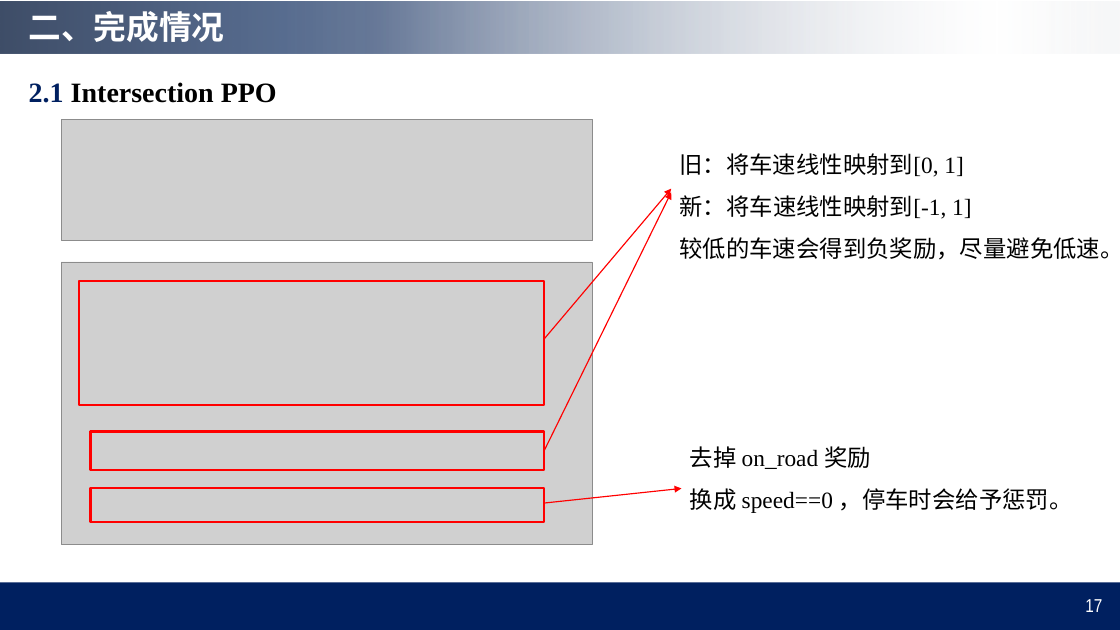
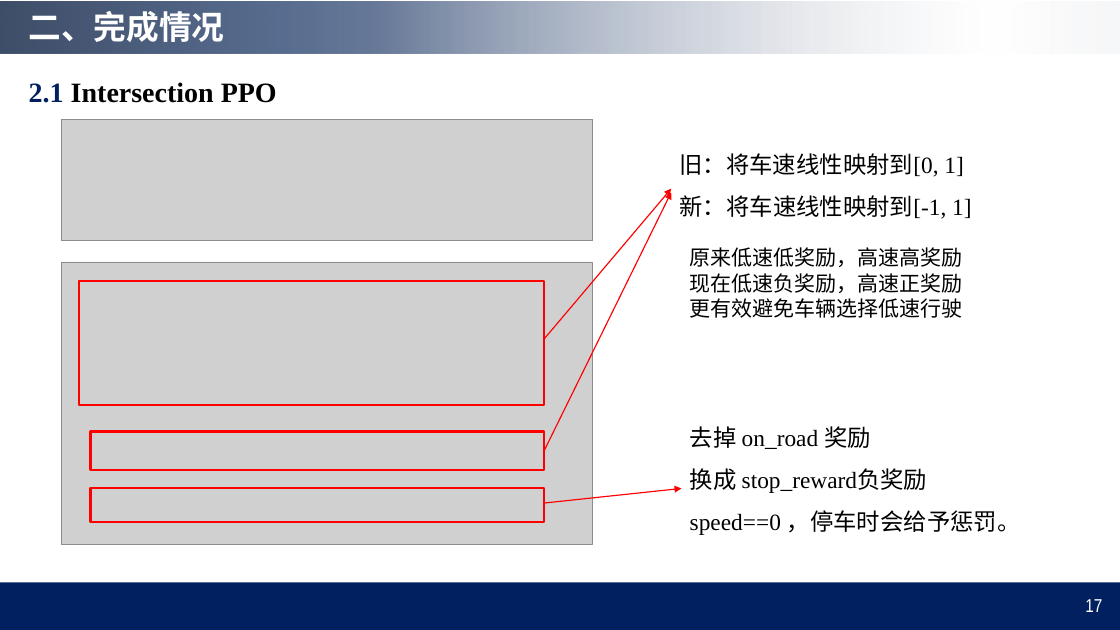
Before and after one commit to QinCheng0928/RL, a slide deck: slide 17 of 组会汇报.pptx. Drawn at 1120x630 pixels with LibreOffice and Linux fonts; fonts in the diff are those of the drawing; grey boxes stand for pictures; background and template pictures are left out. Boxes give left, top, right and bottom in pixels: in the first picture for what was removed or moved away, otherwise in the second. Text is boxed around its words. In the diff, an @@ line names an element or a change of style, - is before the commit and + after.

```diff
--- a/组会汇报.pptx
+++ b/组会汇报.pptx
@@ text at box(680, 237, 1120, 260): paragraph removed @@
-较低的车速会得到负奖励，尽量避免低速。
@@ text added at box(690, 247, 963, 318), 18 pt, text #000000 @@
+原来低速低奖励，高速高奖励
+现在低速负奖励，高速正奖励
+更有效避免车辆选择低速行驶
@@ text "去掉 on_road 奖励": place and size @@
-text "去掉 on_road 奖励" at box(690, 446, 1073, 513)
+text "去掉 on_road 奖励" at box(690, 426, 1021, 535)
@@ text at box(690, 468, 1021, 535): text changed @@
-换成 speed==0 ，停车时会给予惩罚。
+换成 stop_reward负奖励
+speed==0 ，停车时会给予惩罚。
```
Also in this commit, not shown: 2 other slides changed, 1 slide added.
